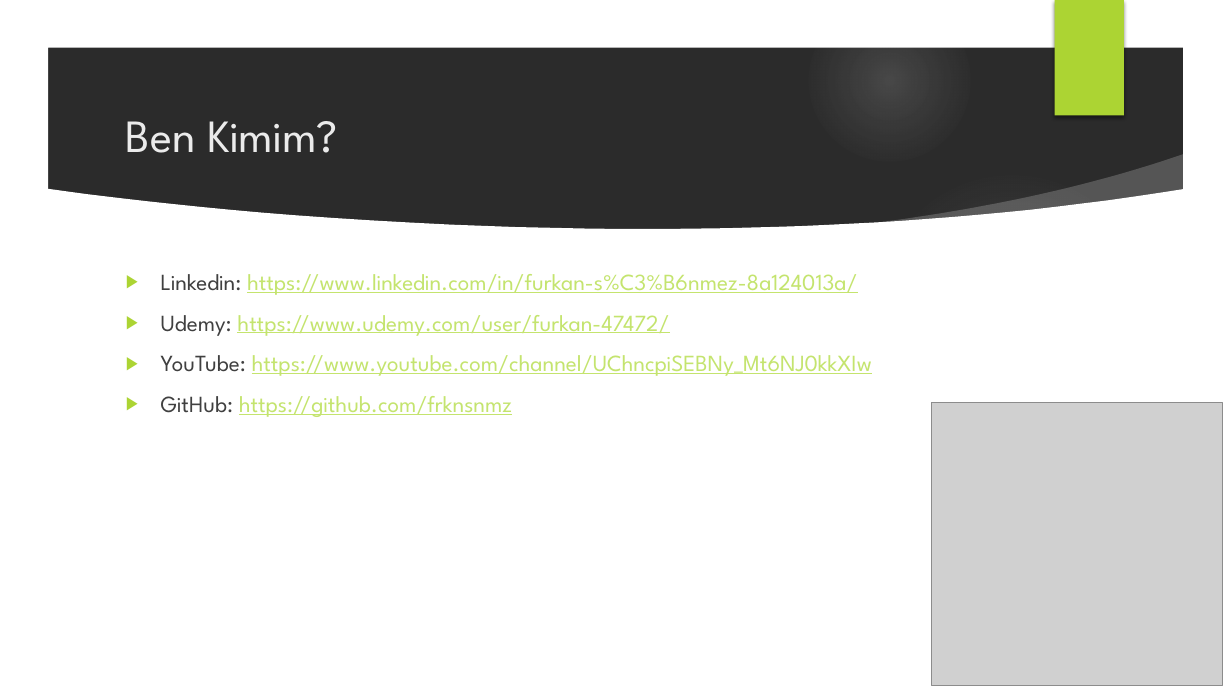
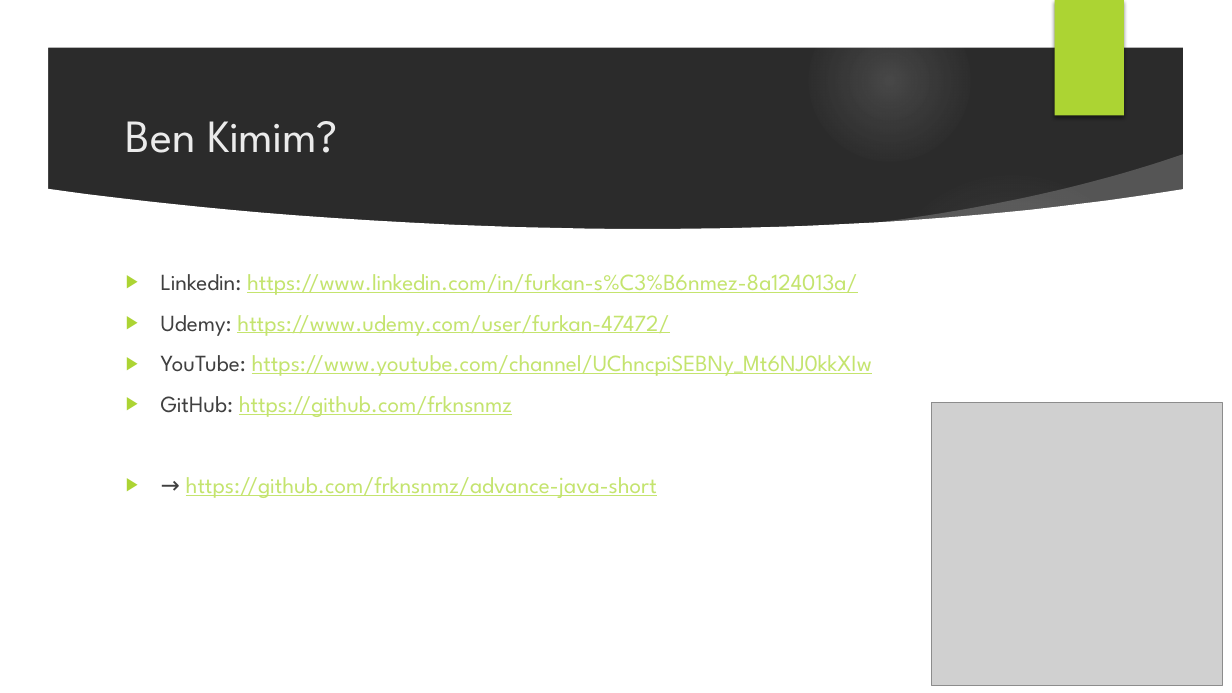
Before and after one commit to RedKit7/advance-java-short, a slide deck: slide 2 of resource/Effective Java Advance.pptx. Drawn at 1232x693 pixels with LibreOffice and Linux fonts; fonts in the diff are those of the drawing; grey boxes stand for pictures; background and template pictures are left out; a plain dark background stands for a picture behind light text. Boxes give left, top, right and bottom in pixels: in the first picture for what was removed or moved away, otherwise in the second. Text is boxed around its words. In the diff, an @@ line names an element or a change of style, - is before the commit and + after.

```diff
--- a/resource/Effective Java Advance.pptx
+++ b/resource/Effective Java Advance.pptx
@@ text at (186, 477, 657, 498): paragraph added @@
+▶ → https://github.com/frknsnmz/advance-java-short
```
Also in this commit, not shown: 1 other slide changed.
